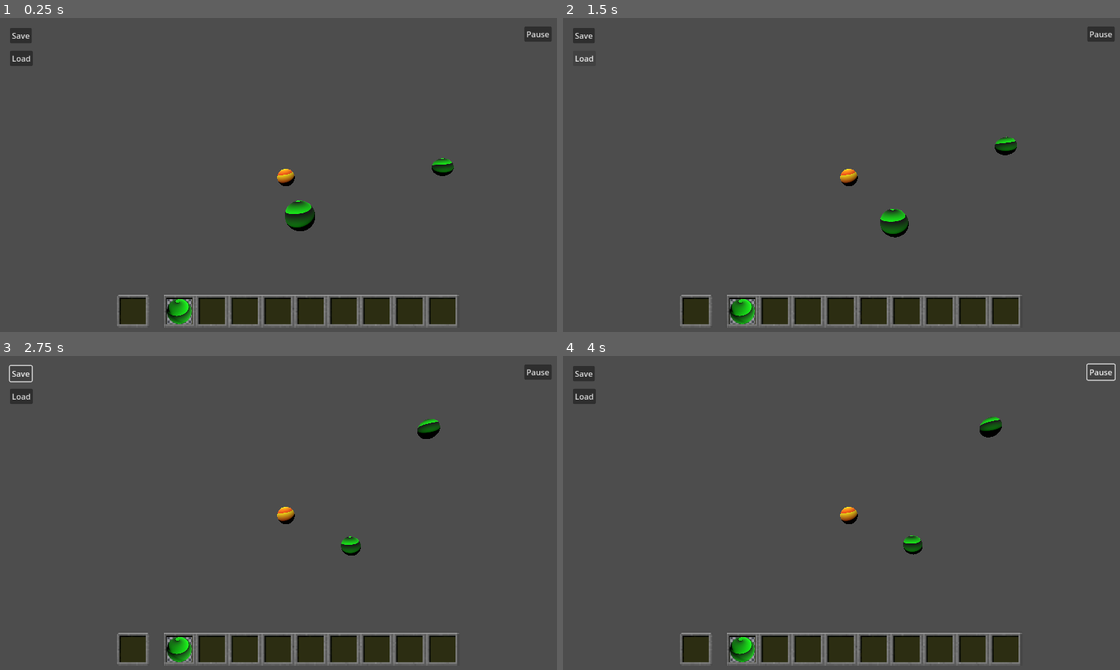
Above: before the commit, frames 1-4 (two rows, left to right).
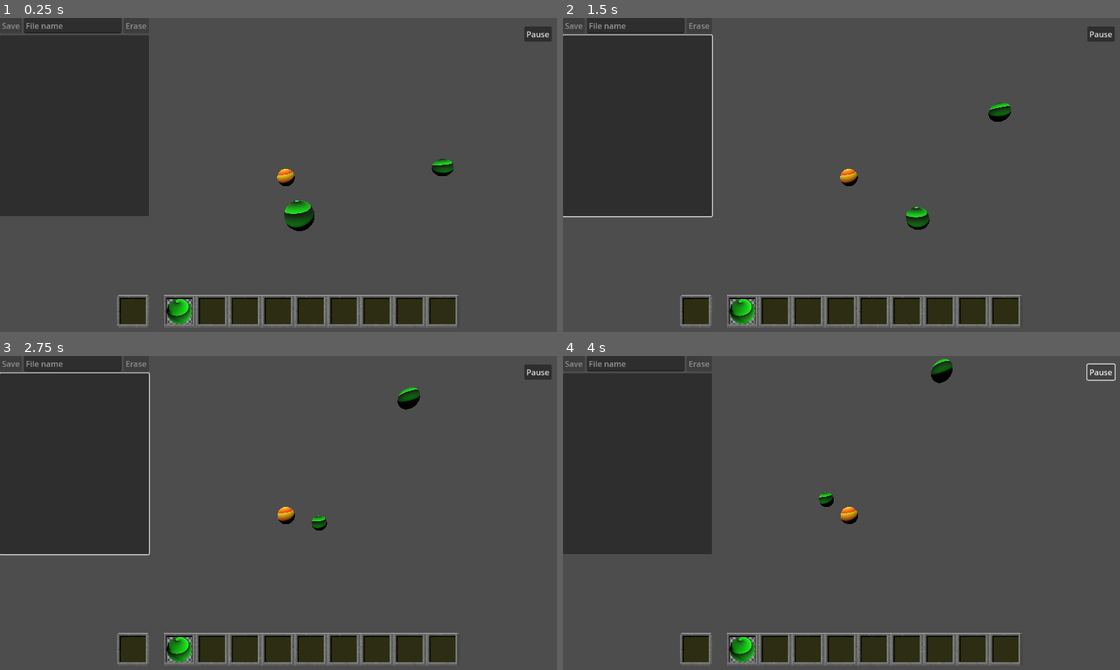
Above: after the commit, the same moments.

Repository: canhotuctor/skylab
Game: Godot game, scene res://Gravity Object/gravity_test.tscn
Two runs of this game, one before a commit and one after it. Both use one fixed random seed, a clock stepped at 60 frames per second and the inputs below. Before the commit the project has no main scene; this scene is started directly in both runs.
Inputs (mouse positions are in pixels of both pictures, inside the frame that each line leads up to):
- Up to frame 1 (0.25 s): no input
- Up to frame 2 (1.5 s): click (585, 36) at 0.5 s, where only the run before the commit has a clickable "Save"; click (585, 58) at 1.25 s, where only the run before the commit has a clickable "Load"
- Up to frame 3 (2.75 s): click (22, 374) at 2 s, where only the run before the commit has a clickable "Save"
- Up to frame 4 (4 s): click (585, 396) at 2.75 s, where only the run before the commit has a clickable "Load"; click "Pause" at 3.5 s

The runs differ from the first frame. In frame 1, 16% of the frame differs, in the area x 0-82%, y 0-68%; in frame 2, 17%, in the area x 0-82%, y 0-70%; in frame 3, 17%; in frame 4, 17%.

Commit message:
Improved SaveAndLoad and fixed minor bugs

Diff:
--- a/Gravity Object/SaveAndLoad.gd
+++ b/Gravity Object/SaveAndLoad.gd
@@ -1,14 +1,14 @@
 extends Control
 
-const SAVE_PATH_PACKED_SCENE = "user://save_packed_scene.scn"
+var save_path = "user://save_packed_scene.scn"
 
 
 func _on_save_button_pressed():
 	var scene := PackedScene.new()
 	scene.pack(get_tree().current_scene)
-	ResourceSaver.save(scene, SAVE_PATH_PACKED_SCENE)
+	ResourceSaver.save(scene, save_path)
 
 
 func _on_load_button_pressed():
-	if FileAccess.file_exists(SAVE_PATH_PACKED_SCENE):
-		get_tree().change_scene_to_file(SAVE_PATH_PACKED_SCENE)
+	if FileAccess.file_exists(save_path):
+		get_tree().change_scene_to_file(save_path)
--- a/Gravity Object/gravity_test.tscn
+++ b/Gravity Object/gravity_test.tscn
@@ -1,6 +1,5 @@
 [gd_scene load_steps=14 format=3 uid="uid://b88n08x7uxvvq"]
 
-[ext_resource type="Script" path="res://Gravity Object/SaveAndLoad.gd" id="1_8vo2m"]
 [ext_resource type="Script" path="res://Gravity Object/GravityObject.gd" id="1_sjp3v"]
 [ext_resource type="Material" uid="uid://be7um6c7rbo36" path="res://media/ballShader.tres" id="2_dghiv"]
 [ext_resource type="Material" uid="uid://cqrx88mgexy55" path="res://media/centerShader.tres" id="2_o08yx"]
@@ -9,6 +8,7 @@
 [ext_resource type="Texture2D" uid="uid://kiq0wamm23b6" path="res://UI_source/bolaDoGrey.jpeg" id="6_rypmk"]
 [ext_resource type="Script" path="res://UI_source/DragNDropTest.gd" id="7_sog4b"]
 [ext_resource type="Script" path="res://Gravity Object/AnalyticPause.gd" id="9_0wtth"]
+[ext_resource type="PackedScene" uid="uid://cpomwl56g8js4" path="res://SaveAndLoadTest/SaveAndLoad.tscn" id="9_w26a0"]
 
 [sub_resource type="SphereMesh" id="SphereMesh_lu7dq"]
 
@@ -92,29 +92,6 @@
 expand_mode = 1
 script = ExtResource("7_sog4b")
 
-[node name="SaveAndLoad" type="Control" parent="CanvasLayer"]
-process_mode = 3
-layout_mode = 3
-anchors_preset = 0
-script = ExtResource("1_8vo2m")
-
-[node name="SaveButton" type="Button" parent="CanvasLayer/SaveAndLoad"]
-layout_mode = 0
-offset_left = 20.0
-offset_top = 20.0
-offset_right = 64.0
-offset_bottom = 51.0
-text = "Save"
-
-[node name="LoadButton" type="Button" parent="CanvasLayer/SaveAndLoad"]
-layout_mode = 0
-offset_left = 20.0
-offset_top = 66.0
-offset_right = 66.0
-offset_bottom = 97.0
-text = "Load
-"
-
 [node name="AnalyticPause" type="Control" parent="CanvasLayer"]
 process_mode = 3
 layout_mode = 3
@@ -131,8 +108,8 @@
 offset_bottom = 48.0
 text = "Pause"
 
+[node name="SaveAndLoad" parent="CanvasLayer" instance=ExtResource("9_w26a0")]
+
 [connection signal="mouse_entered" from="CanvasLayer/Interface/MineToolbar/DragNDropTest" to="CanvasLayer/Interface/MineToolbar/DragNDropTest" method="_on_mouse_entered"]
 [connection signal="mouse_exited" from="CanvasLayer/Interface/MineToolbar/DragNDropTest" to="CanvasLayer/Interface/MineToolbar/DragNDropTest" method="_on_mouse_exited"]
-[connection signal="pressed" from="CanvasLayer/SaveAndLoad/SaveButton" to="CanvasLayer/SaveAndLoad" method="_on_save_button_pressed"]
-[connection signal="pressed" from="CanvasLayer/SaveAndLoad/LoadButton" to="CanvasLayer/SaveAndLoad" method="_on_load_button_pressed"]
 [connection signal="pressed" from="CanvasLayer/AnalyticPause/Pause Button" to="CanvasLayer/AnalyticPause" method="_on_pause_button_pressed"]
--- /dev/null
+++ b/SaveAndLoadTest/SaveAndLoad.tscn
@@ -0,0 +1,57 @@
+[gd_scene load_steps=2 format=3 uid="uid://cpomwl56g8js4"]
+
+[ext_resource type="Script" path="res://SaveAndLoadTest/savenloadtest.gd" id="1_dd3uh"]
+
+[node name="SaveAndLoad" type="Control"]
+custom_minimum_size = Vector2(300, 400)
+layout_mode = 3
+anchors_preset = 0
+
+[node name="VBoxContainer" type="VBoxContainer" parent="."]
+layout_mode = 1
+anchors_preset = 15
+anchor_right = 1.0
+anchor_bottom = 1.0
+grow_horizontal = 2
+grow_vertical = 2
+
+[node name="HBoxContainer" type="HBoxContainer" parent="VBoxContainer"]
+layout_mode = 2
+size_flags_vertical = 0
+
+[node name="SaveButton" type="Button" parent="VBoxContainer/HBoxContainer"]
+layout_mode = 2
+disabled = true
+text = "Save
+"
+
+[node name="LineEdit" type="LineEdit" parent="VBoxContainer/HBoxContainer"]
+layout_mode = 2
+size_flags_horizontal = 3
+placeholder_text = "File name"
+
+[node name="EraseButton" type="Button" parent="VBoxContainer/HBoxContainer"]
+layout_mode = 2
+disabled = true
+text = "Erase
+"
+
+[node name="ItemList" type="ItemList" parent="VBoxContainer"]
+layout_mode = 2
+size_flags_vertical = 3
+size_flags_stretch_ratio = 4.0
+item_count = 7
+item_0/text = "Save 1"
+item_1/text = "Save 2"
+item_2/text = "Save 3"
+item_3/text = "1"
+item_4/text = "241"
+item_5/text = "32"
+item_6/text = "523"
+script = ExtResource("1_dd3uh")
+
+[connection signal="pressed" from="VBoxContainer/HBoxContainer/SaveButton" to="VBoxContainer/ItemList" method="_on_save_button_pressed"]
+[connection signal="text_changed" from="VBoxContainer/HBoxContainer/LineEdit" to="VBoxContainer/ItemList" method="_on_line_edit_text_changed"]
+[connection signal="pressed" from="VBoxContainer/HBoxContainer/EraseButton" to="VBoxContainer/ItemList" method="_on_erase_button_pressed"]
+[connection signal="item_activated" from="VBoxContainer/ItemList" to="VBoxContainer/ItemList" method="_on_item_activated"]
+[connection signal="item_selected" from="VBoxContainer/ItemList" to="VBoxContainer/ItemList" method="_on_item_selected"]
--- /dev/null
+++ b/SaveAndLoadTest/savenloadtest.gd
@@ -0,0 +1,51 @@
+extends ItemList
+
+const DIR_PATH = "user://saves"
+var dir : DirAccess
+
+@onready var erase_button = $"../HBoxContainer/EraseButton"
+@onready var save_button = $"../HBoxContainer/SaveButton"
+@onready var text_edit = $"../HBoxContainer/LineEdit"
+
+func _ready():
+	refresh()
+
+
+func refresh():
+	clear()
+	if not DirAccess.dir_exists_absolute(DIR_PATH):
+		DirAccess.make_dir_absolute(DIR_PATH)
+	dir = DirAccess.open(DIR_PATH)
+
+	for file in dir.get_files():
+		if file.get_extension() == "scn":
+			add_item(file.get_basename().substr(file.get_base_dir().length()))
+
+
+func _on_item_activated(index):
+	var save_path = DIR_PATH + "/" + get_item_text(index) + ".scn"
+	get_tree().change_scene_to_file(save_path)
+
+
+func _on_item_selected(index):
+	erase_button.disabled = false
+
+
+func _on_erase_button_pressed():
+	if get_selected_items().size() > 0:
+		var index = get_selected_items()[0]
+		dir.remove(get_item_text(index) + ".scn")
+		erase_button.disabled = true
+		refresh()
+
+
+func _on_save_button_pressed():
+	var save_path = DIR_PATH + "/" + text_edit.text + ".scn"
+	var scene := PackedScene.new()
+	scene.pack(get_tree().current_scene)
+	ResourceSaver.save(scene, save_path)
+	refresh()
+
+
+func _on_line_edit_text_changed(new_text):
+	save_button.disabled = (text_edit.text.length() == 0)
--- a/Tracking/LabelTrackerExample.gd
+++ b/Tracking/LabelTrackerExample.gd
@@ -9,5 +9,5 @@
 # Called every frame. 'delta' is the elapsed time since the previous frame.
 func _process(delta):
 	var tracker = $"../../GravityObject2/Tracker"
-	if tracker:
+	if tracker and tracker.history.size() > 0:
 		text = str(tracker.history[-1])
--- a/Tracking/Tracker.gd
+++ b/Tracking/Tracker.gd
@@ -1,28 +1,35 @@
 extends Node
 class_name Tracker
 
-var before_velocity = Vector3.ZERO
+var last_velocity = Vector3.ZERO
 
-@export var history_size : int = 1000
+@export var frequency : float = 100
 @export var track_position : bool = true
 @export var track_velocity : bool = false
 @export var track_acceleration : bool = false
 
-@export var history : Array
+var history : Array
+var log_time : float = 0
+var time : float = 0
 
 @onready var tracked_body = get_parent()
 
 func _physics_process(delta):
+	time += delta
+	while time - log_time > 1/frequency:
+		log_instant(time, delta)
+		log_time += 1/frequency
+	last_velocity = tracked_body.linear_velocity
+
+
+func log_instant(time, delta):
 	var instant_info = {
-		time = Time.get_ticks_msec() * 0.001
+		time = time
 	}
 	if track_position:
 		instant_info["pos"] = tracked_body.position
 	if track_velocity:
 		instant_info["vel"] = tracked_body.linear_velocity
 	if track_acceleration:
-		instant_info["vel"] = tracked_body.linear_velocity - before_velocity
-		before_velocity = tracked_body.linear_velocity
+		instant_info["acc"] = (tracked_body.linear_velocity - last_velocity)/delta
 	history.append(instant_info)
-	while history.size() > history_size:
-		history.pop_front()
--- a/Tracking/tracking_test.tscn
+++ b/Tracking/tracking_test.tscn
@@ -24,30 +24,32 @@
 
 [node name="GravityObject" type="RigidBody3D" parent="."]
 mass = 10.0
-script = ExtResource("1_1f7ip")
+script = ExtResource("1_3ccl3")
 
 [node name="MeshInstance3D" type="MeshInstance3D" parent="GravityObject"]
-material_override = ExtResource("2_bpad4")
+material_override = ExtResource("2_x4yn4")
 mesh = SubResource("SphereMesh_lu7dq")
 
 [node name="CollisionShape3D" type="CollisionShape3D" parent="GravityObject"]
 shape = SubResource("SphereShape3D_umsgl")
 
-[node name="GravityObject2" parent="." instance=ExtResource("3_io6qe")]
+[node name="GravityObject2" parent="." instance=ExtResource("3_rlb0s")]
 transform = Transform3D(1, 0, 0, 0, 1, 0, 0, 0, 1, 8.90822, 0, 0)
 linear_velocity = Vector3(0, 2.5, 0)
 
 [node name="Tracker" type="Node" parent="GravityObject2"]
 script = ExtResource("4_4vqxv")
+track_position = false
+track_acceleration = true
 
 [node name="GravityObject3" type="RigidBody3D" parent="."]
 transform = Transform3D(1, 0, 0, 0, 1, 0, 0, 0, 1, -0.135681, 0, 5.31255)
 mass = 0.01
 linear_velocity = Vector3(2.5, -1, 0)
-script = ExtResource("1_1f7ip")
+script = ExtResource("1_3ccl3")
 
 [node name="MeshInstance3D" type="MeshInstance3D" parent="GravityObject3"]
-material_override = ExtResource("4_muts7")
+material_override = ExtResource("4_1hhfw")
 mesh = SubResource("SphereMesh_1vphk")
 
 [node name="CollisionShape3D" type="CollisionShape3D" parent="GravityObject3"]
@@ -61,6 +63,7 @@
 transform = Transform3D(0.94308, -0.108838, -0.314253, 0.331926, 0.366704, 0.869111, 0.0206458, -0.923949, 0.381957, 0, 3.45511, 0)
 
 [node name="CanvasLayer" type="CanvasLayer" parent="."]
+process_mode = 3
 
 [node name="Interface" type="Control" parent="CanvasLayer"]
 layout_mode = 3
@@ -92,14 +95,15 @@
 offset_top = 13.0
 offset_right = 154.0
 offset_bottom = 63.0
-texture = ExtResource("6_pt3p8")
+texture = ExtResource("6_76kgk")
 expand_mode = 1
-script = ExtResource("7_3eo3q")
+script = ExtResource("7_x6g8t")
 
 [node name="SaveAndLoad" type="Control" parent="CanvasLayer"]
+process_mode = 3
 layout_mode = 3
 anchors_preset = 0
-script = ExtResource("8_n614j")
+script = ExtResource("8_rathf")
 
 [node name="SaveButton" type="Button" parent="CanvasLayer/SaveAndLoad"]
 layout_mode = 0
@@ -119,11 +123,12 @@
 "
 
 [node name="AnalyticPause" type="Control" parent="CanvasLayer"]
+process_mode = 3
 layout_mode = 3
 anchors_preset = 0
 offset_right = 40.0
 offset_bottom = 40.0
-script = ExtResource("9_ek1nk")
+script = ExtResource("9_tgvem")
 
 [node name="Pause Button" type="Button" parent="CanvasLayer/AnalyticPause"]
 layout_mode = 0
@@ -133,7 +138,7 @@
 offset_bottom = 48.0
 text = "Pause"
 
-[node name="LabelTrackerExample" type="Label" parent="CanvasLayer"]
+[node name="Label" type="Label" parent="CanvasLayer"]
 offset_right = 40.0
 offset_bottom = 23.0
 script = ExtResource("11_0wmr1")
@@ -142,4 +147,4 @@
 [connection signal="mouse_exited" from="CanvasLayer/Interface/MineToolbar/DragNDropTest" to="CanvasLayer/Interface/MineToolbar/DragNDropTest" method="_on_mouse_exited"]
 [connection signal="pressed" from="CanvasLayer/SaveAndLoad/SaveButton" to="CanvasLayer/SaveAndLoad" method="_on_save_button_pressed"]
 [connection signal="pressed" from="CanvasLayer/SaveAndLoad/LoadButton" to="CanvasLayer/SaveAndLoad" method="_on_load_button_pressed"]
-[connection signal="toggled" from="CanvasLayer/AnalyticPause/Pause Button" to="CanvasLayer/AnalyticPause" method="_on_pause_button_toggled"]
+[connection signal="pressed" from="CanvasLayer/AnalyticPause/Pause Button" to="CanvasLayer/AnalyticPause" method="_on_pause_button_pressed"]
--- a/project.godot
+++ b/project.godot
@@ -11,6 +11,7 @@
 [application]
 
 config/name="Skylab"
+run/main_scene="res://Gravity Object/gravity_test.tscn"
 config/features=PackedStringArray("4.0", "Forward Plus")
 config/icon="res://icon.svg"
 
@@ -20,7 +21,7 @@
 
 [physics]
 
-common/physics_ticks_per_second=180
+common/physics_ticks_per_second=100
 common/max_physics_steps_per_frame=100
 3d/default_gravity=0.0
 3d/default_gravity_vector=Vector3(0, 0, 0)
Not shown: 2 places in Tracking/tracking_test.tscn that only renumber resources
